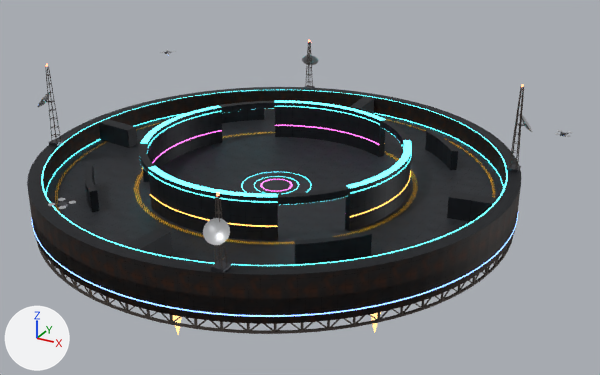
Two versions of the Blender file art/arena/sky_arena.blend, one commit apart.
Camera for both pictures: a 50 mm lens placed at (43.1, -72.9, 36.8), pointed at (3.8, -1.5, 1.1). Lighting does not change. The marker at lower left points along +X, +Y and +Z. The older version comes first. Objects named as collision shapes, trigger or cutter boxes, shadow casters or lower levels of detail are left out.

In view in the first picture: 'Antenna_0', 'Antenna_3', 'Base', 'Deck', 'Neon', 'PurpleWall', 'RedBlueWalls', 'Rim', 'Truss' and 6 more.
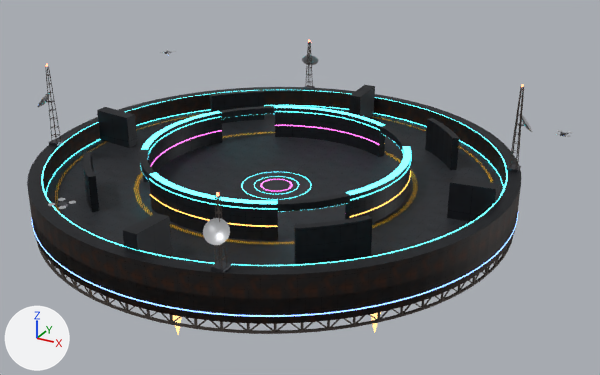
The change in detail:
me_redbluewalls is used by ob_redbluewalls; parent ob_skyarena; location (0.0, 0.0, 0.0).
me_redbluewalls had 368 vertices, 92 faces and spanned x -24.5..24.5, y -24.5..24.5, z -1.2..3.5.
me_redbluewalls now has 368 vertices, 92 faces and spans x -24.5..24.5, y -24.5..24.5, z -1.2..5.0.
me_redbluewalls part 1: the whole mesh is scaled about its middle by (1, 1, 1.35), then moved by (0.0, 0.0, 0.8).
me_purplewall is used by ob_purplewall; parent ob_skyarena; location (0.0, 0.0, 0.0).
me_purplewall had 1280 vertices, 320 faces and spanned x -14.6..14.6, y -14.6..14.6, z -1.2..5.1.
me_purplewall now has 1280 vertices, 320 faces and spans x -14.6..14.6, y -14.6..14.6, z -1.2..4.4.
me_purplewall part 2: 130 loose pieces with 520 vertices, spanning x -13.4..14.6, y -14.6..12.5, z 4.3..5.1, are deleted.
me_purplewall part 3: 368 vertices removed from x -14.6..14.6, y -14.6..14.6, z 4.3..5.1; 888 vertices added at x -14.6..14.6, y -14.6..14.6, z 3.7..4.4.
Other edits to the shape of me_purplewall do not show in these pictures.
me_neon is used by ob_neon; parent ob_skyarena; location (0.0, 0.0, 0.0).
me_neon had 6384 vertices, 1596 faces and spanned x -26.1..26.1, y -26.1..26.1, z -0.5..5.1.
me_neon now has 6384 vertices, 1596 faces and spans x -26.1..26.1, y -26.1..26.1, z -0.5..4.4.
me_neon part 4: 1360 of the vertices in x -14.6..14.6, y -14.6..14.6, z 4.3..5.1 are moved by (0.0, 0.0, -0.7).
me_neon part 5: 128 kept faces spanning x -14.6..14.6, y -14.6..14.6, z 3.9..4.0 get new texture (UV) coordinates.
Other edits to the shape of me_neon do not show in these pictures.

Where the change shows, as pixel boxes (x1, y1, x2, y2) in the pictures (600 x 375 px; the box of a moved part takes in the faces that stretch with it):
'PurpleWall', reshaped
    before: (139, 101, 411, 241)
    after: (140, 106, 411, 241)
'RedBlueWalls', rescaled (6% taller)
    before: (84, 96, 498, 265)
    after: (83, 85, 501, 265)
part 1 of me_redbluewalls, moved or reshaped
    before: (84, 96, 498, 252)
    after: (83, 85, 500, 252)
part 2 of me_purplewall, deleted
    before: (139, 101, 410, 205)
part 3 of me_purplewall, reshaped
    before: (139, 103, 411, 231)
    after: (140, 106, 411, 223)
part 4 of me_neon, moved or reshaped
    before: (141, 101, 412, 205)
    after: (140, 106, 412, 212)
part 5 of me_neon, surface changed
    before: (148, 106, 412, 203)
    after: (149, 111, 410, 209)
